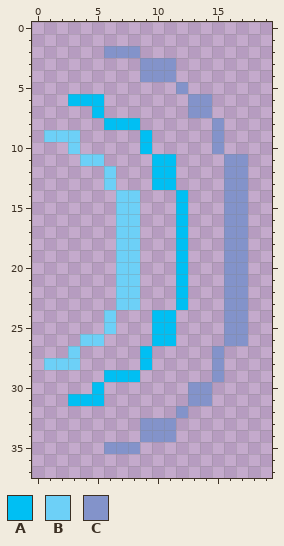
Pixel-art sprite: sprites/s_blast/layers/4ad083c9-a09c-47a6-886d-54beefff69e4/3bade4b6-28dd-4edf-9f1b-0c3796d05563.png. Above is the file before it was changed.
The file is 20x38 pixels.
Palette (. is transparent): A #00bff3  B #6dd0f7  C #8393ca
The same view after the edit:
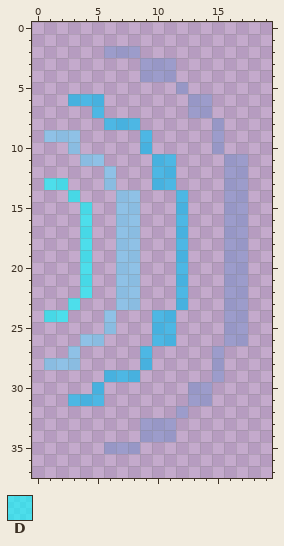
Colours new in this view: D #00ffff9b
Difference:
colour A: #00bff3 -> #00bff39b
colour B: #6dd0f7 -> #6dd0f79b
colour C: #8393ca -> #8393ca9b
Changed rows in their new state; - is a pixel that keeps its letter.
first column x 1:
13 DD--
14 --D-
15 ---D
16 ---D
17 ---D
18 ---D
19 ---D
20 ---D
21 ---D
22 ---D
23 --D-
24 DD--
Pixel boxes of the changes (left, top, right, bottom) in both pictures:
changed: (44, 46, 248, 454)
